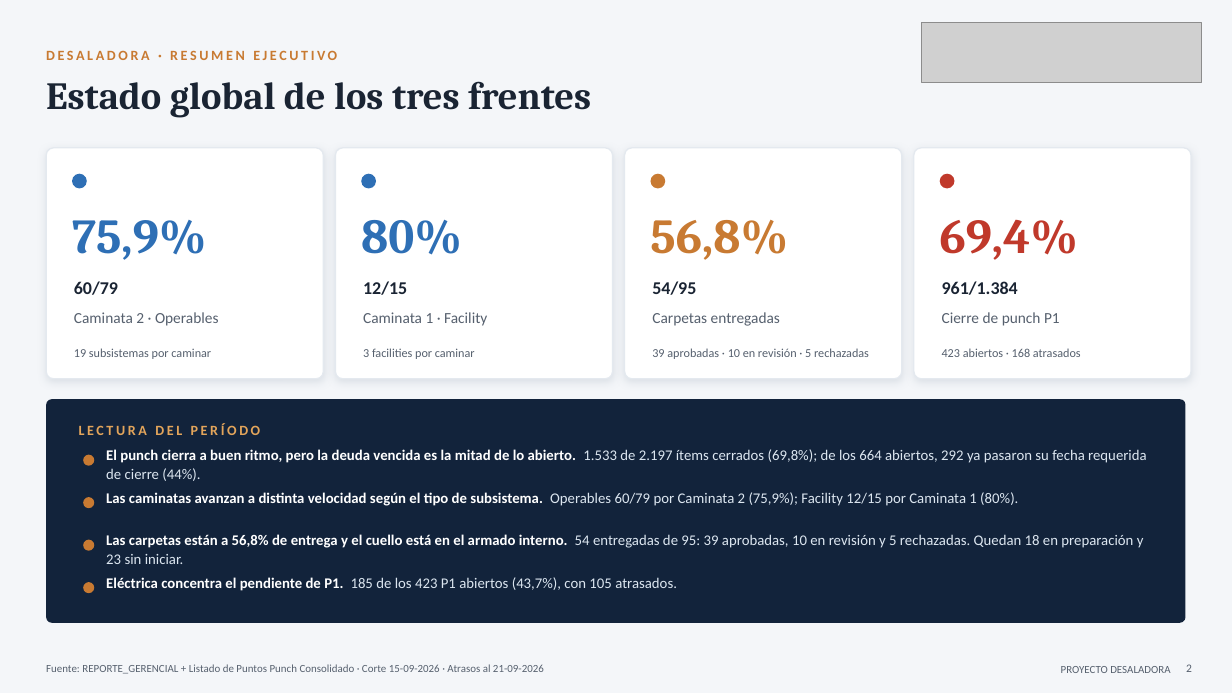
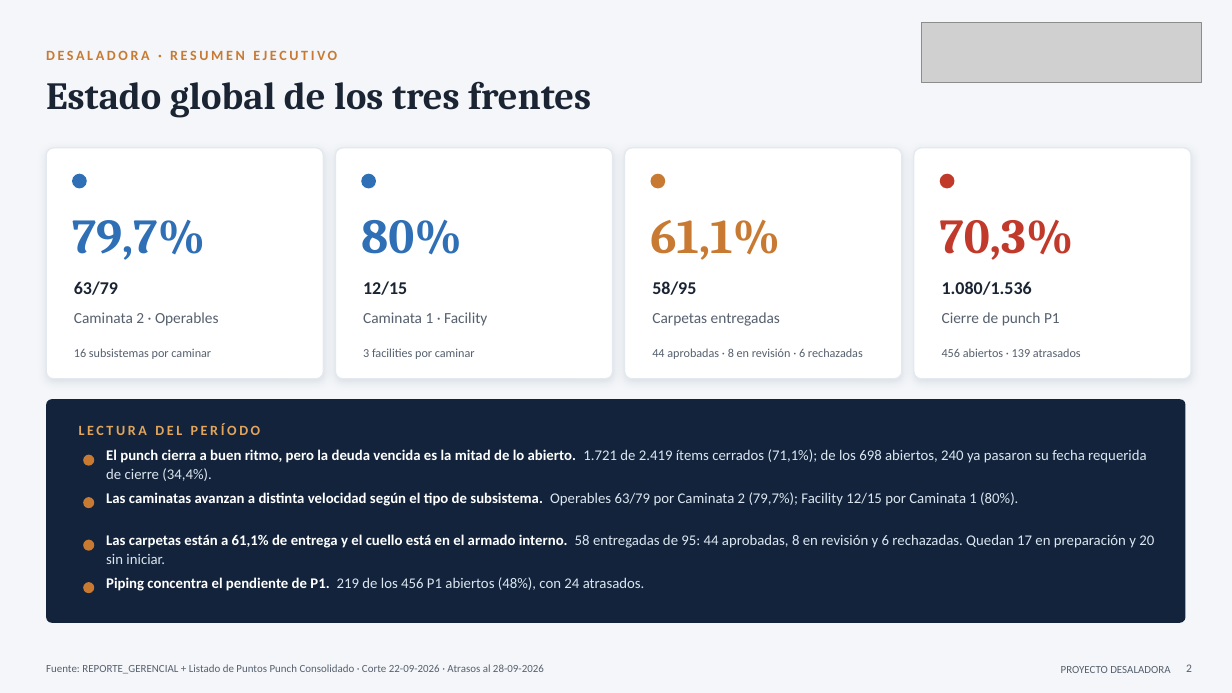
Before and after one commit to tdkvalex/Dashboard-HSEQ, a slide deck: slide 2 of panel_control_TOP_P1/Panel_Control_TOP_P1.pptx. Drawn at 1232x693 pixels with LibreOffice and Linux fonts; fonts in the diff are those of the drawing; grey boxes stand for pictures. Boxes give left, top, right and bottom in pixels: in the first picture for what was removed or moved away, otherwise in the second. Text is boxed around its words. In the diff, an @@ line names an element or a change of style, - is before the commit and + after.

```diff
--- a/panel_control_TOP_P1/Panel_Control_TOP_P1.pptx
+++ b/panel_control_TOP_P1/Panel_Control_TOP_P1.pptx
@@ text at (x1=72, y1=220, x2=205, y2=260): text changed @@
-75,9%
+79,7%
@@ text at (x1=650, y1=220, x2=780, y2=260): text changed @@
-56,8%
+61,1%
@@ text at (x1=940, y1=220, x2=1074, y2=260): text changed @@
-69,4%
+70,3%
@@ text at (x1=74, y1=281, x2=118, y2=295): text changed @@
-60/79
+63/79
@@ text at (x1=652, y1=281, x2=696, y2=295): text changed @@
-54/95
+58/95
@@ text at (x1=942, y1=281, x2=1032, y2=295): text changed @@
-961/1.384
+1.080/1.536
@@ text at (x1=652, y1=348, x2=863, y2=359): text changed @@
-39 aprobadas · 10 en revisión · 5 rechazadas
+44 aprobadas · 8 en revisión · 6 rechazadas
@@ text at (x1=942, y1=348, x2=1081, y2=357): text changed @@
-423 abiertos · 168 atrasados
+456 abiertos · 139 atrasados
@@ text at (x1=106, y1=449, x2=1147, y2=481): text changed @@
-El punch cierra a buen ritmo, pero la deuda vencida es la mitad de lo abierto. 1.533 de 2.197 ítems cerrados (69,8%); de los 664 abiertos, 292 ya pasaron su fecha requerida de cierre (44%).
+El punch cierra a buen ritmo, pero la deuda vencida es la mitad de lo abierto. 1.721 de 2.419 ítems cerrados (71,1%); de los 698 abiertos, 240 ya pasaron su fecha requerida de cierre (34,4%).
@@ text at (x1=106, y1=492, x2=1018, y2=506): text changed @@
-Las caminatas avanzan a distinta velocidad según el tipo de subsistema. Operables 60/79 por Caminata 2 (75,9%); Facility 12/15 por Caminata 1 (80%).
+Las caminatas avanzan a distinta velocidad según el tipo de subsistema. Operables 63/79 por Caminata 2 (79,7%); Facility 12/15 por Caminata 1 (80%).
@@ text at (x1=106, y1=534, x2=1154, y2=564): text changed @@
-Las carpetas están a 56,8% de entrega y el cuello está en el armado interno. 54 entregadas de 95: 39 aprobadas, 10 en revisión y 5 rechazadas. Quedan 18 en preparación y 23 sin iniciar.
+Las carpetas están a 61,1% de entrega y el cuello está en el armado interno. 58 entregadas de 95: 44 aprobadas, 8 en revisión y 6 rechazadas. Quedan 17 en preparación y 20 sin iniciar.
@@ text at (x1=106, y1=577, x2=645, y2=591): text changed @@
-Eléctrica concentra el pendiente de P1. 185 de los 423 P1 abiertos (43,7%), con 105 atrasados.
+Piping concentra el pendiente de P1. 219 de los 456 P1 abiertos (48%), con 24 atrasados.
@@ text at (x1=46, y1=664, x2=544, y2=674): text changed @@
-Fuente: REPORTE_GERENCIAL + Listado de Puntos Punch Consolidado · Corte 15-09-2026 · Atrasos al 21-09-2026
+Fuente: REPORTE_GERENCIAL + Listado de Puntos Punch Consolidado · Corte 22-09-2026 · Atrasos al 28-09-2026
```
Also in this commit, not shown: 11 other slides changed, 8 other files.
